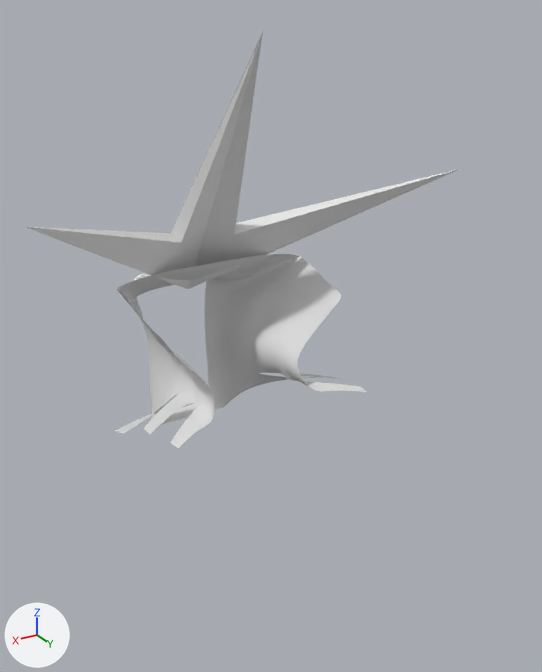
Before and after pictures for a commit that changed the Blender file gyarados.blend.
Camera for both pictures: a 50 mm camera at (2.07, 4.37, 1.81) aimed at (0.05, 0.99, 0.12). Lighting does not change. The marker at lower left points along +X, +Y and +Z.
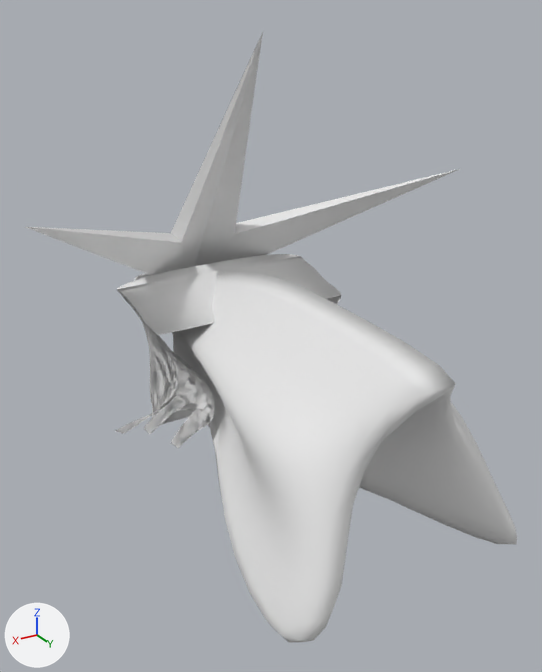
Commit message: gyarados update

What changed in the scene script:
```text
Change me_cube_001:
    used by ob_cube_001; location = (0.0, 0.0, 0.0)
    remove me_cube_001.from_pydata(...)  # 7595 vertices, 7168 faces, 120 loose edges; spans x -0.77..0.77, y -0.55..1.01, z -1.06..0.33
    add me_cube_001.from_pydata(...)  # 7665 vertices, 7208 faces, 120 loose edges; spans x -0.77..0.77, y -0.55..1.01, z -1.06..0.33
    me_cube_001 part 1
    50 vertices are added at x 0.0..0.66, y 0.19..0.73, z 0.16..0.28
    24 new vertices lie (-0.64, 0.0, 0.0) away from vertices in x 0.64, y 0.4..0.7, z 0.17..0.24
    13 new vertices lie (-0.65, 0.0, 0.0) away from vertices in x 0.65, y 0.25..0.39, z 0.25..0.27
    7 new vertices lie (-0.66, 0.0, 0.0) away from vertices in x 0.66, y 0.19..0.24, z 0.27..0.28
    93 new faces join them
Add me_cube_002:
    me_cube_002.from_pydata(...)  # 34 vertices, 32 faces; spans x 0.0..0.92, y -0.76..2.86, z -1.27..0.49
    me_cube_002.polygons.foreach_set('use_smooth', [True] * 32)
Change ob_cube_001:
    add _m = ob_cube_001.modifiers.new('Mirror', 'MIRROR')
    add _m.use_clip = True
Add ob_cube_002:
    ob_cube_002 = bpy.data.objects.new('Cube.002', me_cube_002)
    ob_cube_002.location = (0.0, 0.0, 0.0)
    _m = ob_cube_002.modifiers.new('Mirror', 'MIRROR')
    _m.use_clip = True
    _m = ob_cube_002.modifiers.new('Subdivision', 'SUBSURF')
    _m.levels = 3
```

What differs and where, as boxes (x1, y1, x2, y2) in the pictures (542 x 672 px):
'Cube.002', added
    after: (162, 272, 517, 642)
'Cube.001', reshaped, modifiers changed
    before: (115, 254, 366, 448)
    after: (115, 254, 341, 448)
part 1 of me_cube_001, added
    after: (117, 254, 341, 335)
